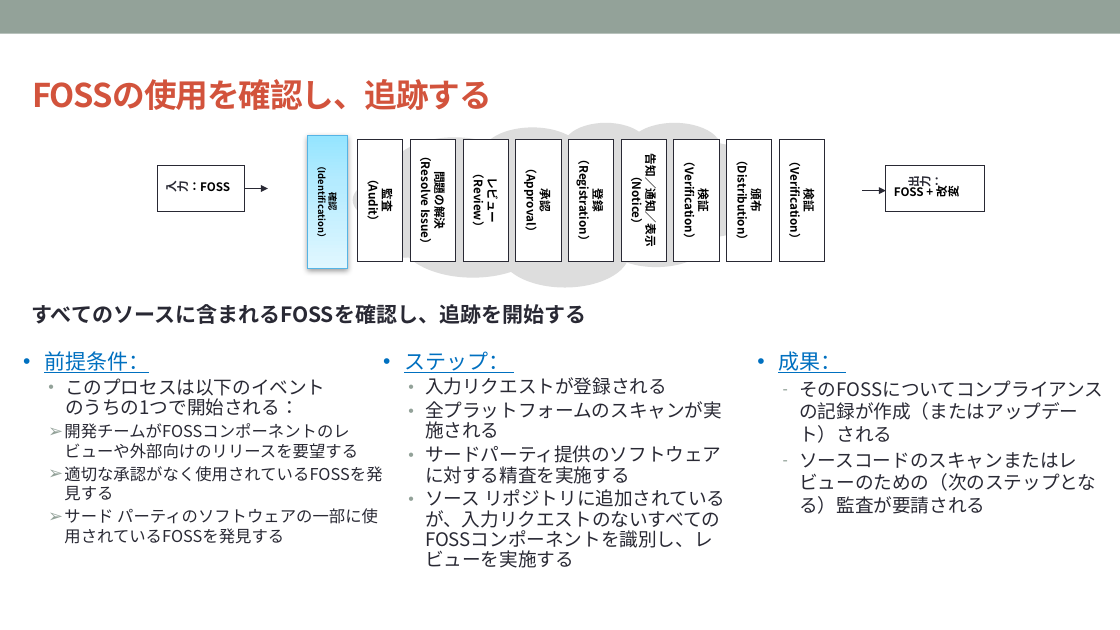
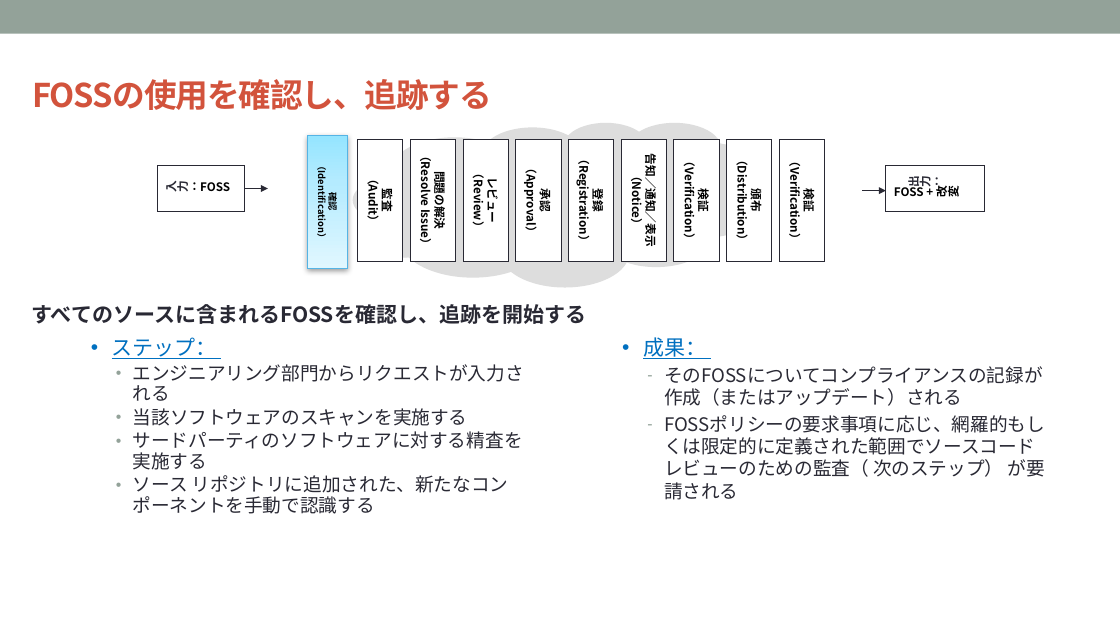
Before and after one commit to OpenChain-Project/Curriculum-Translation-JP, a slide deck: slide 59 of REVIEW/Version_for_v1.1/openchain-curriculum-for-1-1_JP_review_tani.pptx. Drawn at 1120x630 pixels with LibreOffice and Linux fonts; fonts in the diff are those of the drawing; background and template pictures are left out. Boxes give left, top, right and bottom in pixels: in the first picture for what was removed or moved away, otherwise in the second. Text is boxed around its words. In the diff, an @@ line names an element or a change of style, - is before the commit and + after.

```diff
--- a/REVIEW/Version_for_v1.1/openchain-curriculum-for-1-1_JP_review_tani.pptx
+++ b/REVIEW/Version_for_v1.1/openchain-curriculum-for-1-1_JP_review_tani.pptx
@@ text removed at box(44, 351, 382, 544) @@
-• 前提条件：
-  • このプロセスは以下のイベント
-    のうちの1つで開始される：
-  ➢ 開発チームがFOSSコンポーネントのレビューや外部向けのリリースを要望する
-  ➢ 適切な承認がなく使用されているFOSSを発見する
-  ➢ サード パーティのソフトウェアの一部に使用されているFOSSを発見する
@@ text "ステップ：": place and size @@
-text "ステップ：" at box(404, 351, 725, 568)
+text "ステップ：" at box(112, 337, 524, 514)
@@ text "成果：": place and size @@
-text "成果：" at box(778, 351, 1103, 514)
+text "成果：" at box(643, 337, 1045, 500)
@@ text at box(133, 364, 524, 514): text changed @@
-  • 入力リクエストが登録される
-  • 全プラットフォームのスキャンが実施される
-  • サードパーティ提供のソフトウェアに対する精査を実施する
-  • ソース リポジトリに追加されているが、入力リクエストのないすべてのFOSSコンポーネントを識別し、レビューを実施する
+  • エンジニアリング部門からリクエストが入力される
+  • 当該ソフトウェアのスキャンを実施する
+  • サードパーティのソフトウェアに対する精査を実施する
+  • ソース リポジトリに追加された、新たなコンポーネントを手動で認識する
@@ text at box(664, 415, 1045, 500): text changed @@
-  – ソースコードのスキャンまたはレビューのための（次のステップとなる）監査が要請される
+  – FOSSポリシーの要求事項に応じ、網羅的もしくは限定的に定義された範囲でソースコードレビューのための監査（ 次のステップ） が要請される
```
Also in this commit, not shown: 8 other slides changed, 1 slide added, 1 slide removed.
